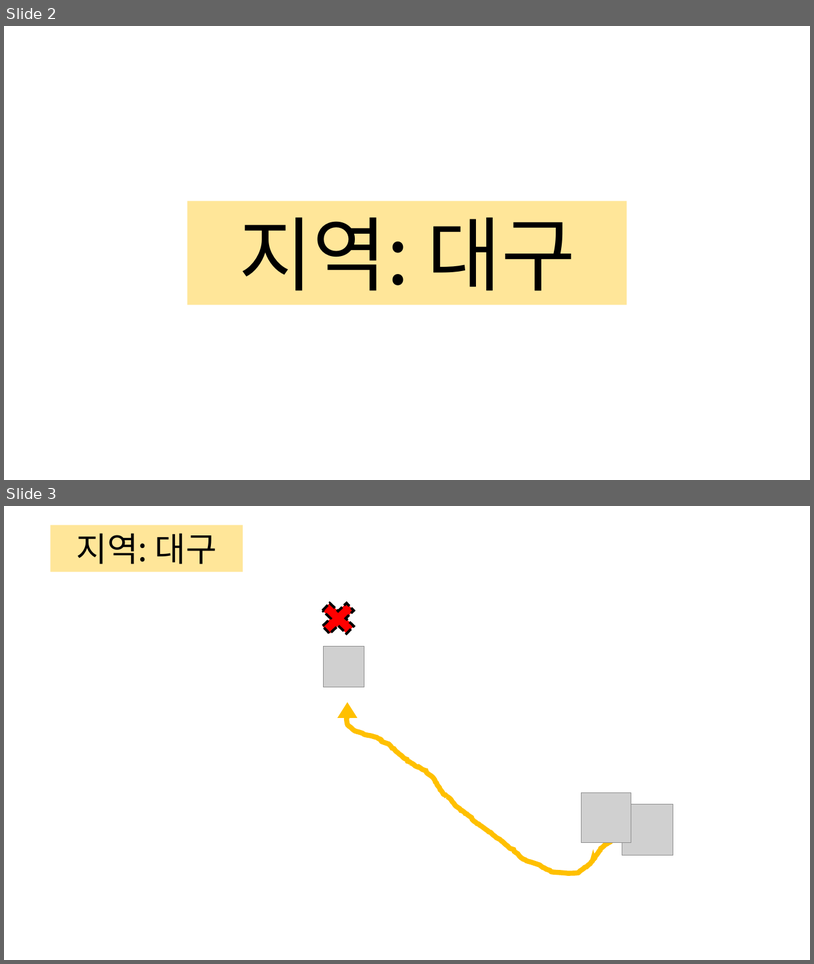
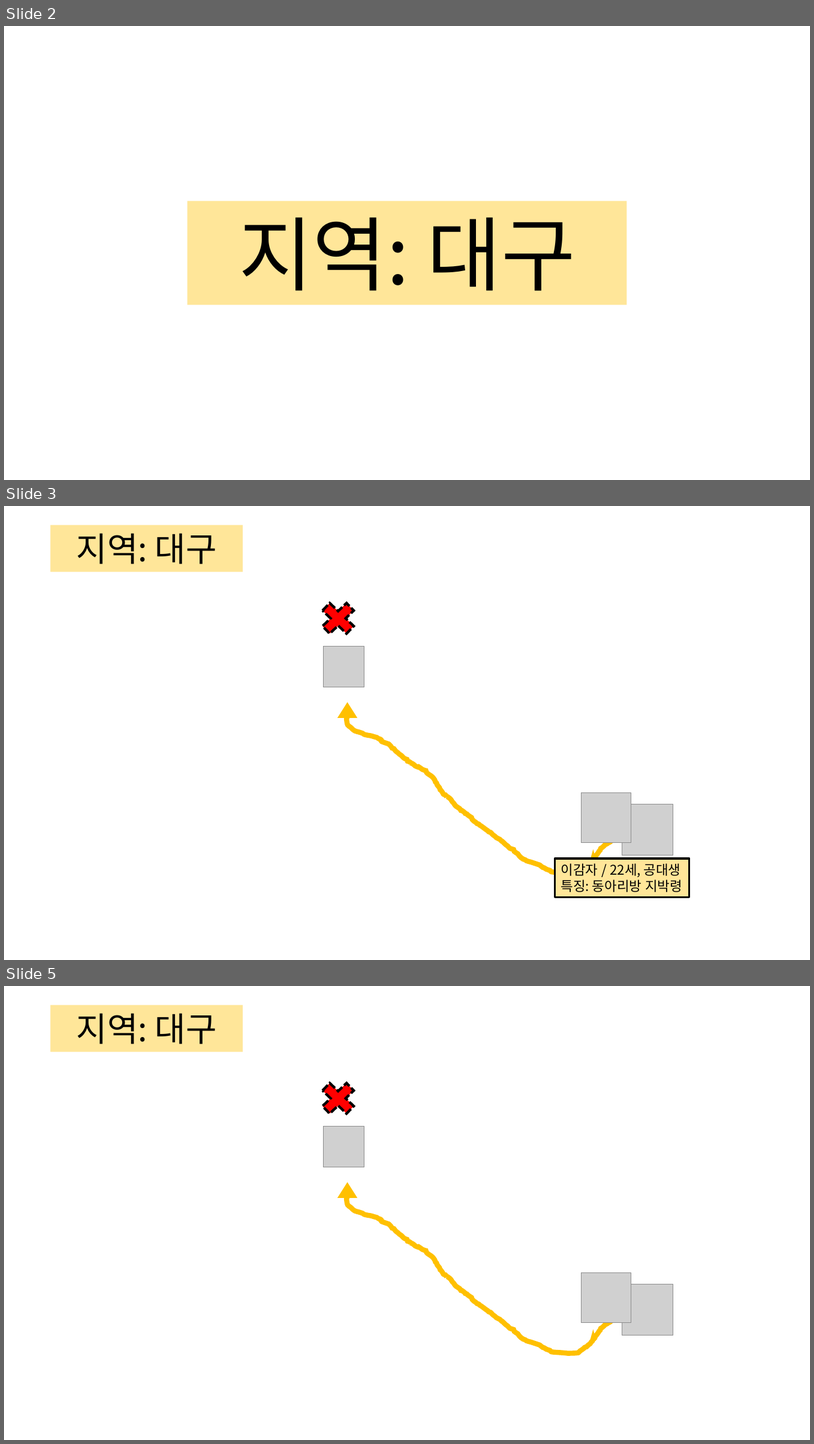
Before and after one commit to kyungsook/covid-19-notification, a slide deck: video.pptx. Shown one above the other, each under a label of ours: slides 2 and 3 before the commit, slides 2, 3 and 5 after it; the slides between them are not shown. The pictures are 814x964 and 814x1444 pixels, drawn with LibreOffice and Linux fonts; fonts in the diff are those of the drawing; grey boxes stand for pictures; background and template pictures are left out. Boxes give left, top, right and bottom in pixels: in the first picture for what was removed or moved away, otherwise in the second. Text is boxed around its words. In the diff, an @@ line names an element or a change of style, - is before the commit and + after.

```diff
--- a/video.pptx
+++ b/video.pptx
@@ slide 3 added at [4, 506, 810, 960], background picture (left out) @@
@@ rectangle added at [51, 525, 243, 571], fill #FFE699, 40 pt, text #000000 @@
+지역: 대구
@@ cross added at [315, 596, 362, 640], fill #FF0000, outline #000000 3 pt dashed @@
@@ picture added at [323, 646, 365, 687] @@
@@ triangle added at [339, 703, 357, 717], fill #FFC000, outline #FFC000 1 pt @@
@@ freeform shape added at [347, 712, 623, 873], outline #FFC000 6 pt @@
@@ picture added at [582, 793, 632, 843] @@
@@ picture added at [623, 804, 674, 855] @@
@@ rectangle added at [555, 858, 689, 897], fill #FFE699, outline #000000 2.25 pt, 16 pt, text #000000 @@
+이감자 / 22세, 공대생
+특징: 동아리방 지박령
@@ what was slide 3 is now slide 5 @@
```
Also in this commit, not shown: 2 slides changed, 11 other slides added, 7 slides removed, 4 other files.
